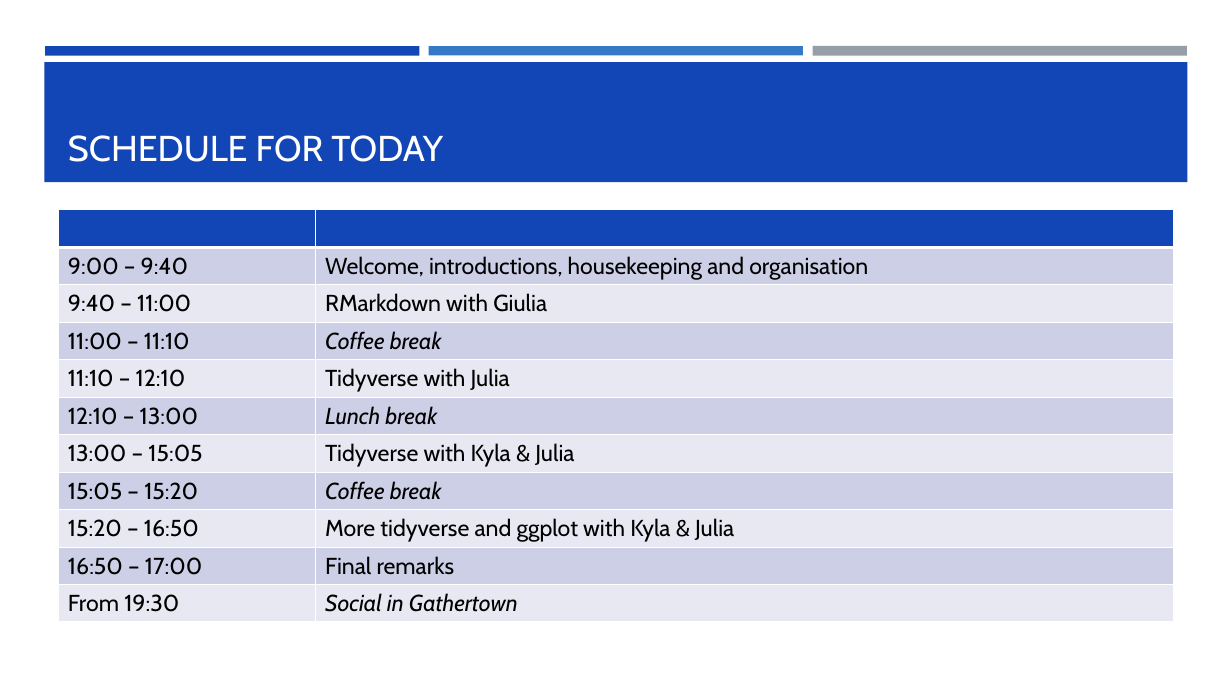
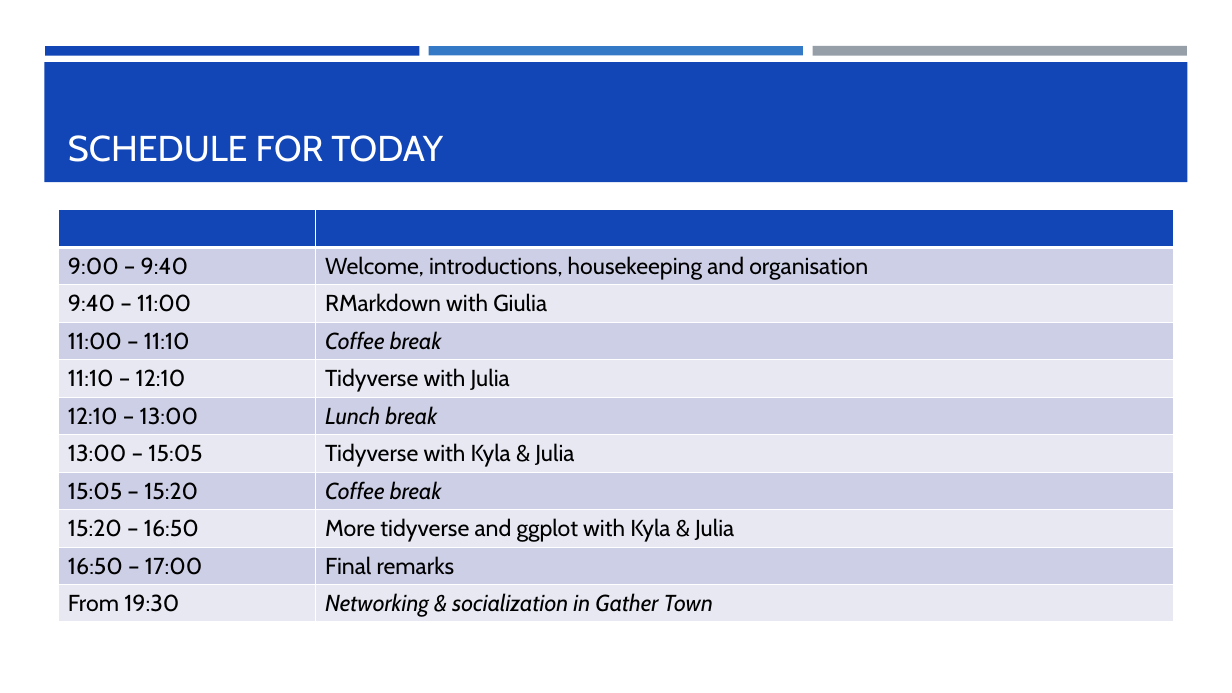
Before and after one commit to DGfS-PhD-2021/tidyverse-materials, a slide deck: slide 2 of DGFS PhD forum welcome.pptx (slide 3 before the commit). Drawn at 1232x693 pixels with LibreOffice and Linux fonts; fonts in the diff are those of the drawing. Boxes give left, top, right and bottom in pixels: in the first picture for what was removed or moved away, otherwise in the second. Text is boxed around its words. In the diff, an @@ line names an element or a change of style, - is before the commit and + after.

```diff
--- a/DGFS PhD forum welcome.pptx
+++ b/DGFS PhD forum welcome.pptx
@@ table at (59, 210, 1174, 622) @@
-row 11, column 2: Social in Gathertown
+row 11, column 2: Networking & socialization in Gather Town
```
Also in this commit, not shown: 3 other slides changed, 2 slides added, 2 slides removed, 1 other file.
